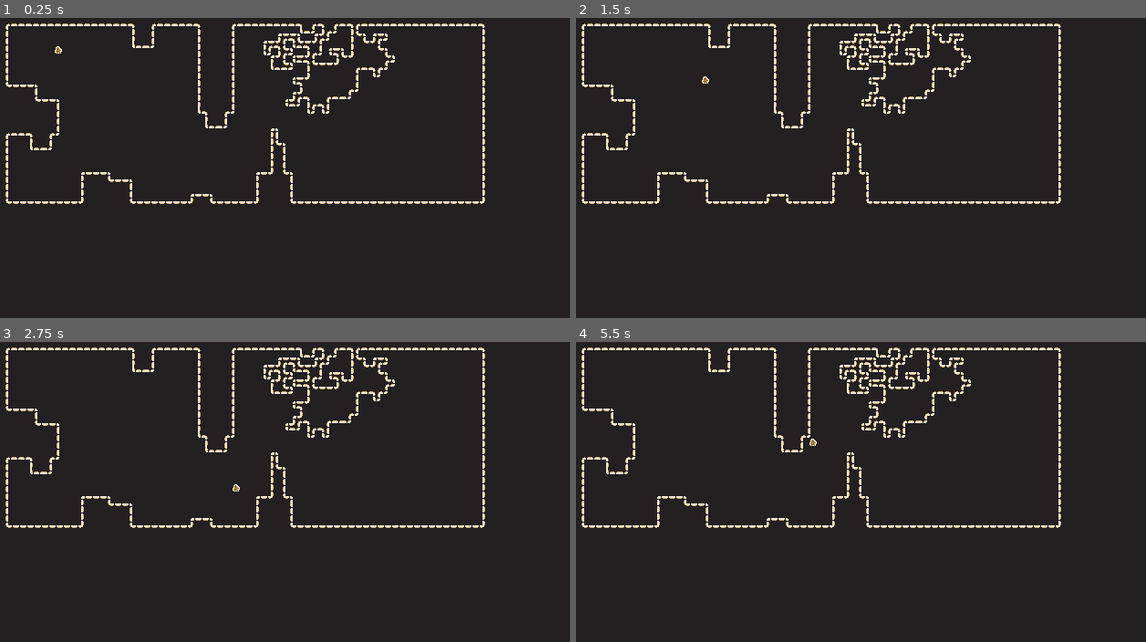
Above: before the commit, frames 1-4 (two rows, left to right).
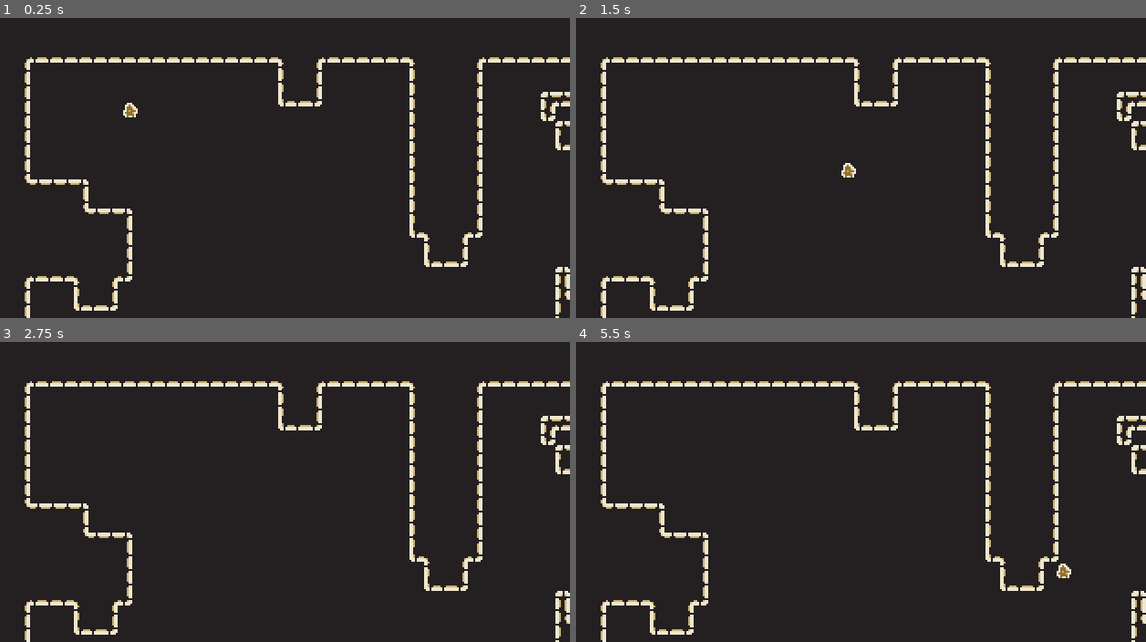
Above: after the commit, the same moments.

Repository: patoporh/palette-testing-godot
Game: Godot game, scene res://scenes/world.tscn
Same seed, same stepped clock (60 frames per second), same inputs: the game is played once before the commit and once after it.
Inputs:
- Up to frame 1 (0.25 s): no input
- Up to frame 2 (1.5 s): tap Enter at 0.5 s; hold D (right) 0.53-1.28 s; tap Space at 1.25 s; hold S (down) from 1.28 s (still down)
- Up to frame 3 (2.75 s): tap Enter at 2 s; release S (down) at 2.03 s; hold D (right) from 2.03 s (still down)
- Up to frame 4 (5.5 s): release D (right) at 2.78 s; hold W (up) 2.78-3.53 s; hold A (left) 3.53-5.03 s; tap Space at 4.25 s; tap Enter at 5 s; hold S (down) from 5.03 s (still down)

The runs differ from the first frame. In frame 1, 7.7% of the frame differs, in the area x 0-100%, y 1-100%; in frame 2, 7.6%; in frame 3, 7.6%; in frame 4, 7.7%.

Commit message:
Decrease resolution

Diff:
--- a/project.godot
+++ b/project.godot
@@ -20,11 +20,10 @@
 
 [display]
 
-window/size/viewport_width=640
-window/size/viewport_height=360
+window/size/viewport_width=320
+window/size/viewport_height=180
 window/size/mode=3
 window/stretch/mode="viewport"
-window/stretch/scale_mode="integer"
 
 [input]
 
